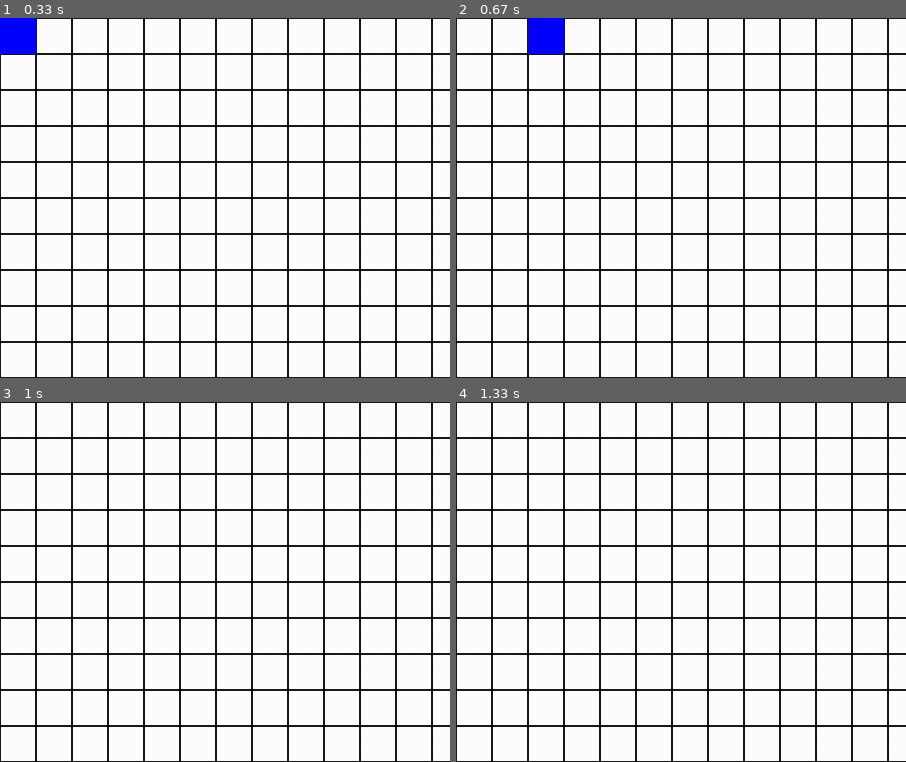
Above: before the commit, frames 1-4 (two rows, left to right).
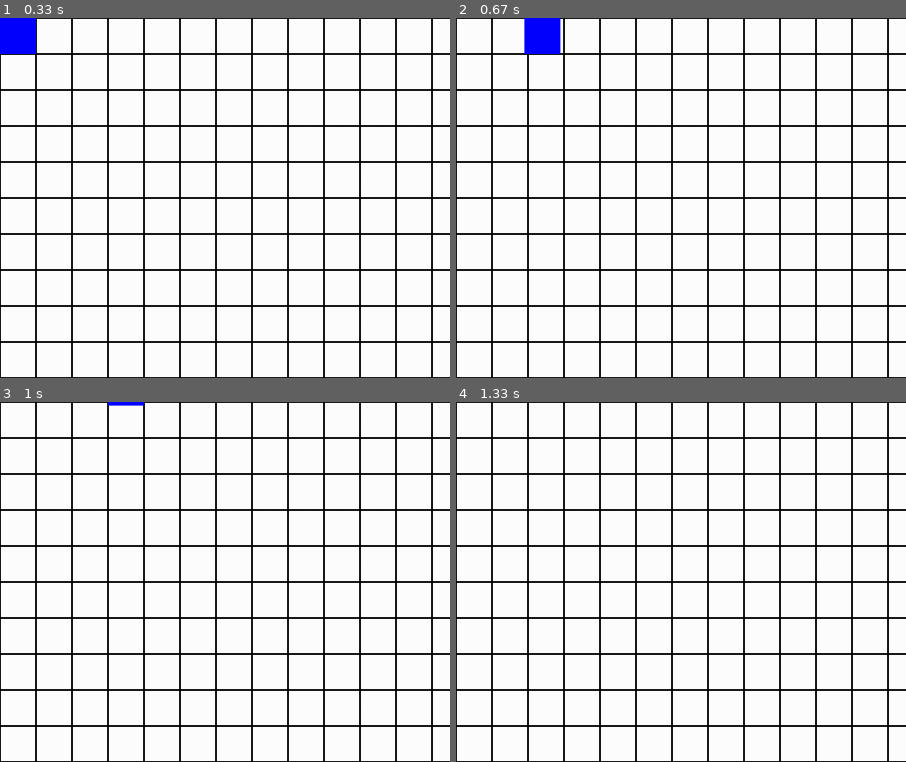
Above: after the commit, the same moments.

Repository: JonGift/Pygame-Rpg
Game: pygame game, started from main.py
Same seed, same stepped clock (60 frames per second), same inputs: the game is played once before the commit and once after it.
Inputs:
- Up to frame 1 (0.33 s): no input
- Up to frame 2 (0.67 s): hold Right from 0.33 s (still down)
- Up to frame 3 (1 s): release Right at 0.8 s; hold Up from 0.83 s (still down)
- Up to frame 4 (1.33 s): release Up at 1.13 s
The pictures show only the part of the screen within x 0-50%, y 0-50%; the shares and areas given below are measured in that part.

Frame 1 is identical in both runs. In frame 2, 0.2% of the frame differs, in the area x 15-24%, y 0-10%; in frame 3, less than 0.1%; in frame 4, nothing differs.

Commit message:
Smoothed out the player movement animation.

Diff:
--- a/constants.py
+++ b/constants.py
@@ -32,5 +32,5 @@
 
 FPS = 60
 
-#Lower the number the faster the player will move
+#The lower the number the faster the player will move
 PLAYER_SPEED = 10
--- a/main.py
+++ b/main.py
@@ -17,32 +17,35 @@
 
 player = player.Player()
 while not done:
-    temp.update(display_surface)
-    player.update()
     for event in pygame.event.get():
         if event.type == pygame.QUIT:
             done = True
 
         if event.type == pygame.KEYDOWN:
-            if event.key == pygame.K_LEFT:
-                player.move("left")
-            elif event.key == pygame.K_RIGHT:
-                player.move("right")
-            elif event.key == pygame.K_UP:
-                player.move("up")
-            elif event.key == pygame.K_DOWN:
-                player.move("down")
+            if player.wait == 0:
+                if event.key == pygame.K_LEFT:
+                    player.move("left")
+                elif event.key == pygame.K_RIGHT:
+                    player.move("right")
+                elif event.key == pygame.K_UP:
+                    player.move("up")
+                elif event.key == pygame.K_DOWN:
+                    player.move("down")
+                elif event.key == pygame.K_w:
+                    done = True
 
         if event.type == pygame.KEYUP:
-            if event.key == pygame.K_LEFT and player.x_vel == -1:
-                player.move("stop")
-            elif event.key == pygame.K_RIGHT and player.x_vel == 1:
-                player.move("stop")
-            elif event.key == pygame.K_UP and player.y_vel == 1:
-                player.move("stop")
-            elif event.key == pygame.K_DOWN and player.y_vel == -1:
-                player.move("stop")
+            if event.key == pygame.K_LEFT:
+                player.stop()
+            elif event.key == pygame.K_RIGHT:
+                player.stop()
+            elif event.key == pygame.K_UP:
+                player.stop()
+            elif event.key == pygame.K_DOWN:
+                player.stop()
 
+    temp.update(display_surface)
+    player.update()
     clock.tick(constants.FPS)
     pygame.display.update()
 
--- a/player.py
+++ b/player.py
@@ -10,6 +10,8 @@
         self.x_vel = 0
         self.y_vel = 0
         self.wait = 0
+        self.move_delay = 0 #When this is 1 the player is moving
+        self.finish_move = 0
 
         self.health = 100
         self.mana = 20
@@ -27,54 +29,67 @@
         self.y_pos = y
 
     def move(self, direction):
-        if direction == "down":
-            self.y_vel = -1
-            self.x_vel = 0
+        if self.x_vel == 0 and self.y_vel == 0:
+            if direction == "down":
+                self.y_vel = -1
+                self.x_vel = 0
+                self.move_delay = 1
 
-        elif direction == "up":
-            self.y_vel = 1
-            self.x_vel = 0
+            elif direction == "up":
+                self.y_vel = 1
+                self.x_vel = 0
+                self.move_delay = 1
 
-        elif direction == "left":
-            self.x_vel = -1
-            self.y_vel = 0
+            elif direction == "left":
+                self.x_vel = -1
+                self.y_vel = 0
+                self.move_delay = 1
 
-        elif direction == "right":
-            self.x_vel = 1
-            self.y_vel = 0
+            elif direction == "right":
+                self.x_vel = 1
+                self.y_vel = 0
+                self.move_delay = 1
 
-        elif direction == "stop":
-            self.x_vel = 0
-            self.y_vel = 0
+    def stop(self):
+            self.finish_move = 1
+            self.move_delay = 0
+
+
+
 
     def draw(self):
         display_surface.blit(self.sprite, (self.x_pos, self.y_pos))
 
     def update(self):
-        if self.wait == 0:
+        if self.move_delay == 1 or self.finish_move == 1:
             #move down
             if self.y_vel == -1:
-                self.y_pos += constants.TILE_SIZE
+                self.y_pos += (constants.TILE_SIZE/constants.PLAYER_SPEED)
                 self.dir_facing = 2
 
             #move up
             elif self.y_vel == 1:
-                self.y_pos -= constants.TILE_SIZE
+                self.y_pos -= (constants.TILE_SIZE/constants.PLAYER_SPEED)
                 self.dir_facing = 0
 
             #move left
             elif self.x_vel == -1:
-                self.x_pos -= constants.TILE_SIZE
+                self.x_pos -= (constants.TILE_SIZE/constants.PLAYER_SPEED)
                 self.dir_facing = 1
 
             #move right
             elif self.x_vel == 1:
-                self.x_pos += constants.TILE_SIZE
+                self.x_pos += (constants.TILE_SIZE/constants.PLAYER_SPEED)
                 self.dir_facing = 3
-        self.wait += 1
+            self.wait += 1
 
-        if self.wait > constants.PLAYER_SPEED:
+        if self.wait >= constants.PLAYER_SPEED:
             self.wait = 0
+            if self.finish_move == 1:
+                self.finish_move = 0
+                self.x_vel = 0
+                self.y_vel = 0
+                self.wait = 0
 
 
         self.draw()
